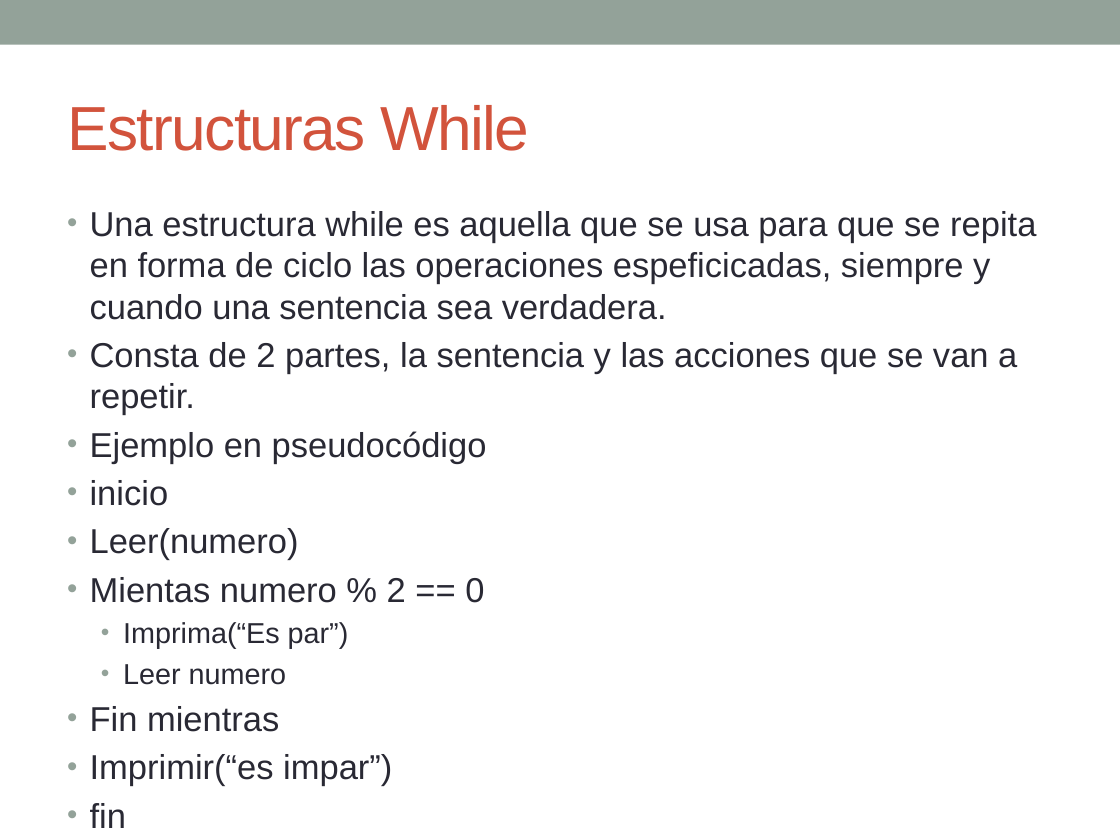
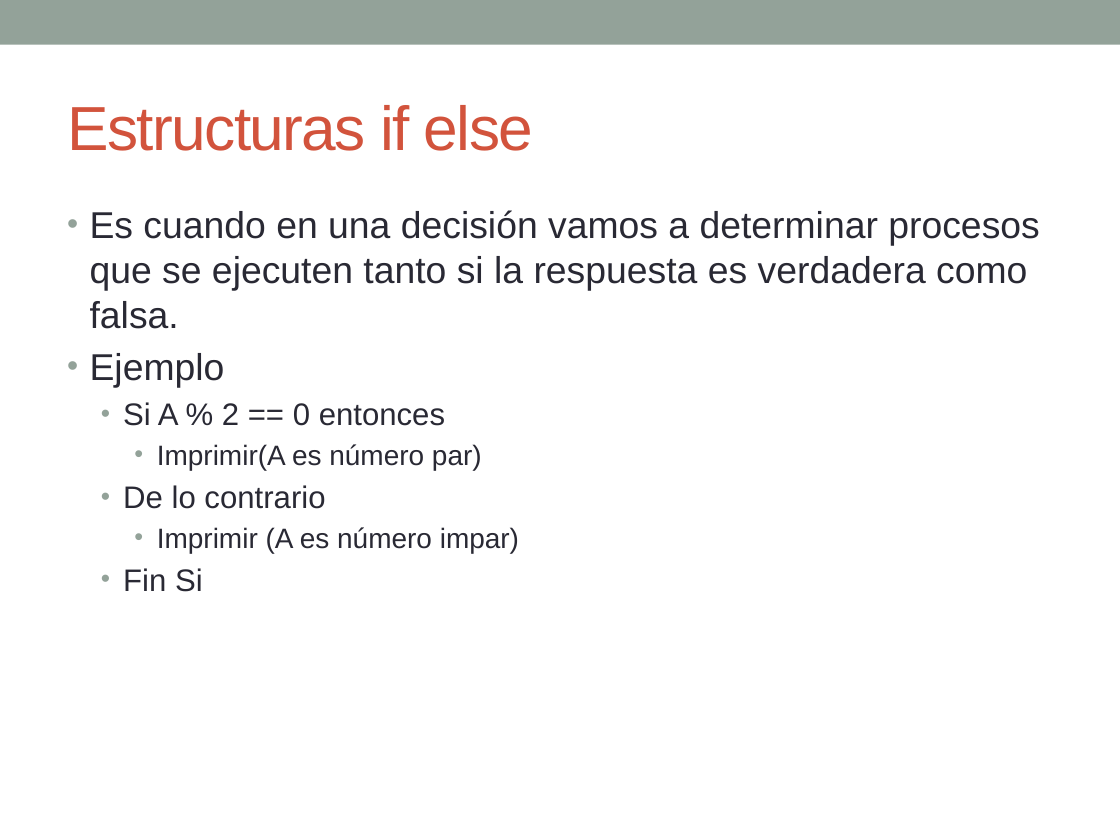
Before and after one commit to esolorzanob/UPI_Introduccion, a slide deck: slide 7 of Semana 4.pptx (slide 3 before the commit). Drawn at 1120x840 pixels with LibreOffice and Linux fonts; fonts in the diff are those of the drawing. Boxes give left, top, right and bottom in pixels: in the first picture for what was removed or moved away, otherwise in the second. Text is boxed around its words. In the diff, an @@ line names an element or a change of style, - is before the commit and + after.

```diff
--- a/Semana 4.pptx
+++ b/Semana 4.pptx
@@ title at <box>67,105,533,151</box>: text changed @@
-Estructuras While
+Estructuras if else
@@ text at <box>90,210,1039,592</box>: text changed; size 22.2 to 24 pt @@
-• Una estructura while es aquella que se usa para que se repita en forma de ciclo las operaciones espeficicadas, siempre y cuando una sentencia sea verdadera.
-• Consta de 2 partes, la sentencia y las acciones que se van a repetir.
-• Ejemplo en pseudocódigo
-• inicio
-• Leer(numero)
-• Mientas numero % 2 == 0
-  • Imprima(“Es par”)
-  • Leer numero
-• Fin mientras
-• Imprimir(“es impar”)
-• fin
+• Es cuando en una decisión vamos a determinar procesos que se ejecuten tanto si la respuesta es verdadera como falsa.
+• Ejemplo
+  • Si A % 2 == 0 entonces
+    • Imprimir(A es número par)
+  • De lo contrario
+    • Imprimir (A es número impar)
+  • Fin Si
```
Also in this commit, not shown: 5 other slides changed, 8 slides added, 5 slides removed, 25 other files.
